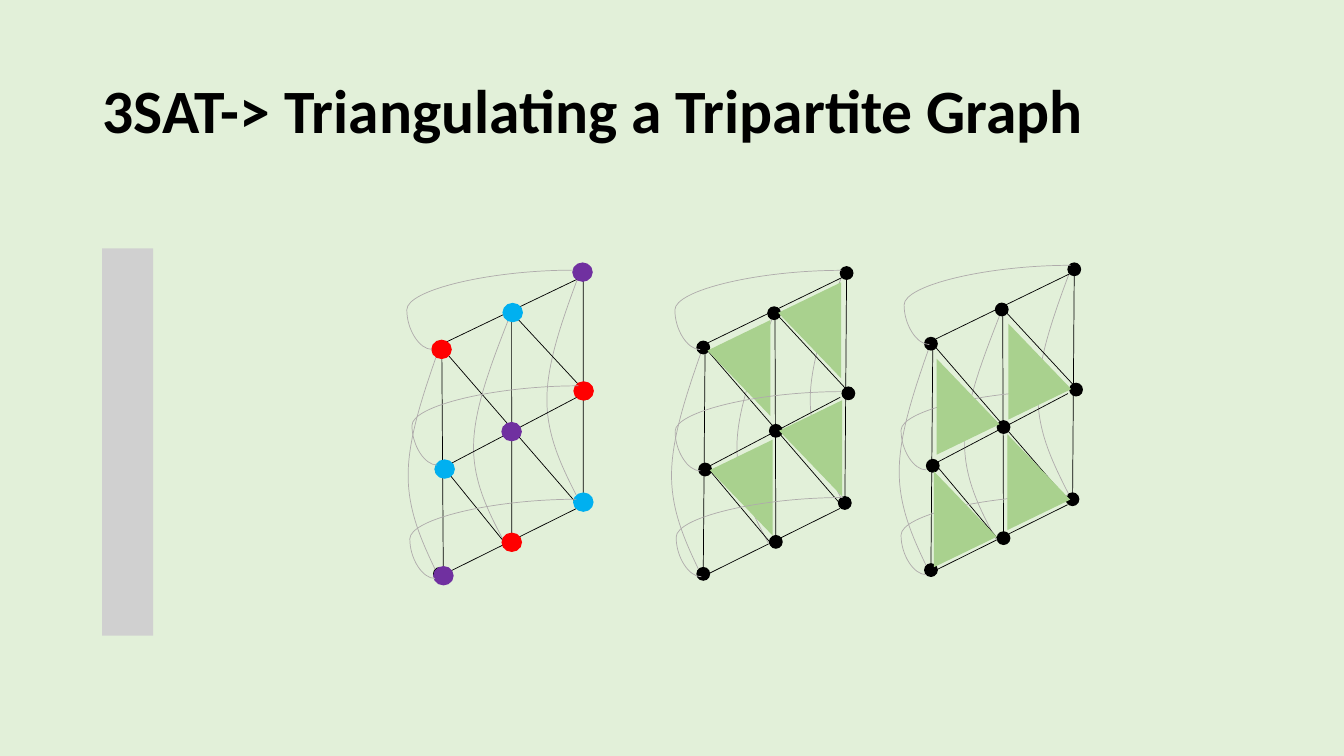
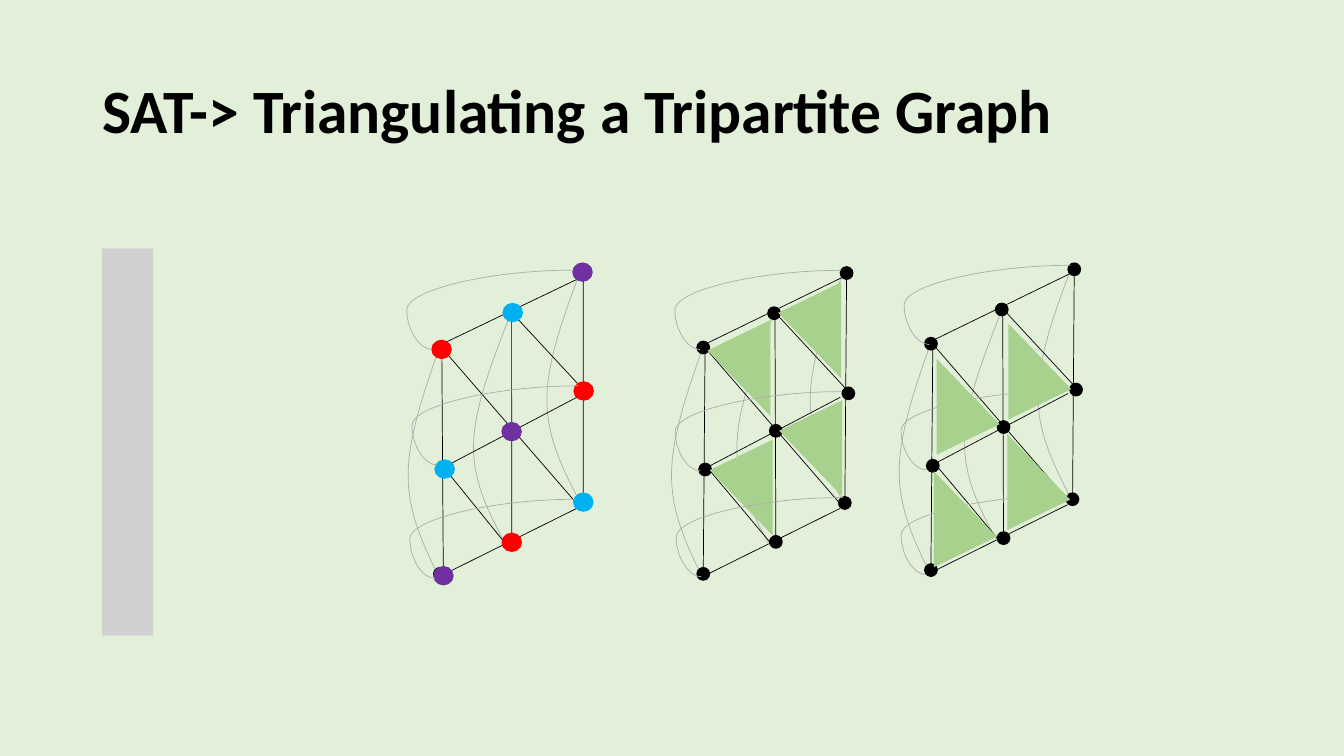
Before and after one commit to EveRoutledge/sudoku, a slide deck: slide 5 of Presentation/PresentationV2.pptx (slide 6 before the commit). Drawn at 1344x756 pixels with LibreOffice and Linux fonts; fonts in the diff are those of the drawing; grey boxes stand for pictures; background and template pictures are left out. Boxes give left, top, right and bottom in pixels: in the first picture for what was removed or moved away, otherwise in the second. Text is boxed around its words. In the diff, an @@ line names an element or a change of style, - is before the commit and + after.

```diff
--- a/Presentation/PresentationV2.pptx
+++ b/Presentation/PresentationV2.pptx
@@ title at [102, 89, 1052, 144]: text changed @@
-3SAT-> Triangulating a Tripartite Graph
+SAT-> Triangulating a Tripartite Graph
```
Also in this commit, not shown: 1 other slide changed, 1 slide removed, 10 other files.
